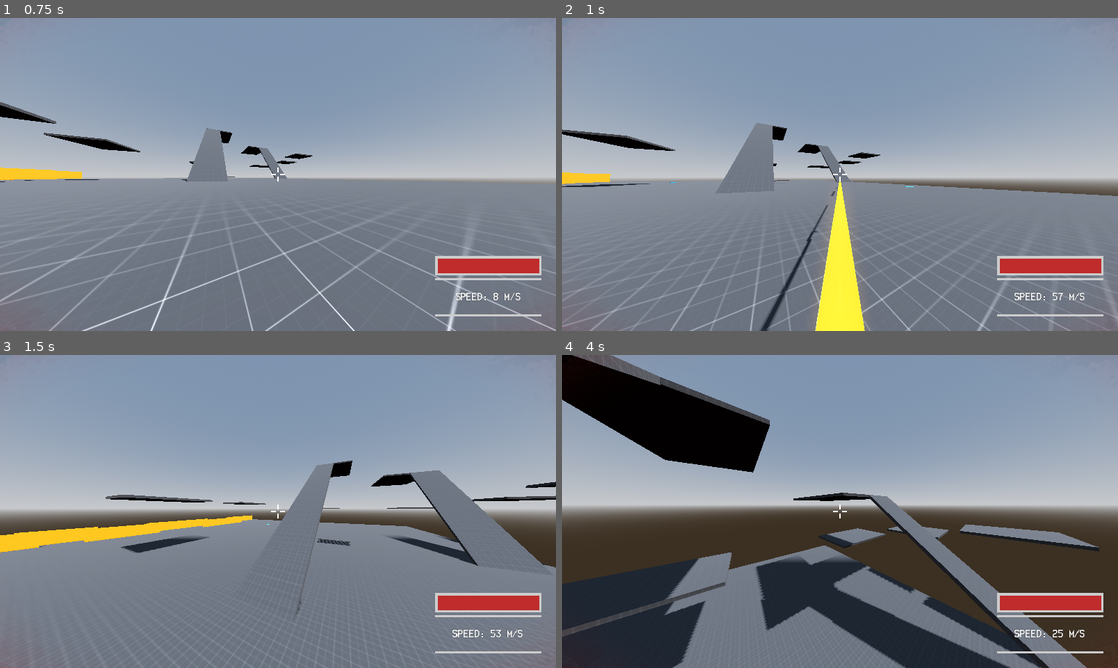
Above: before the commit, frames 1-4 (two rows, left to right).
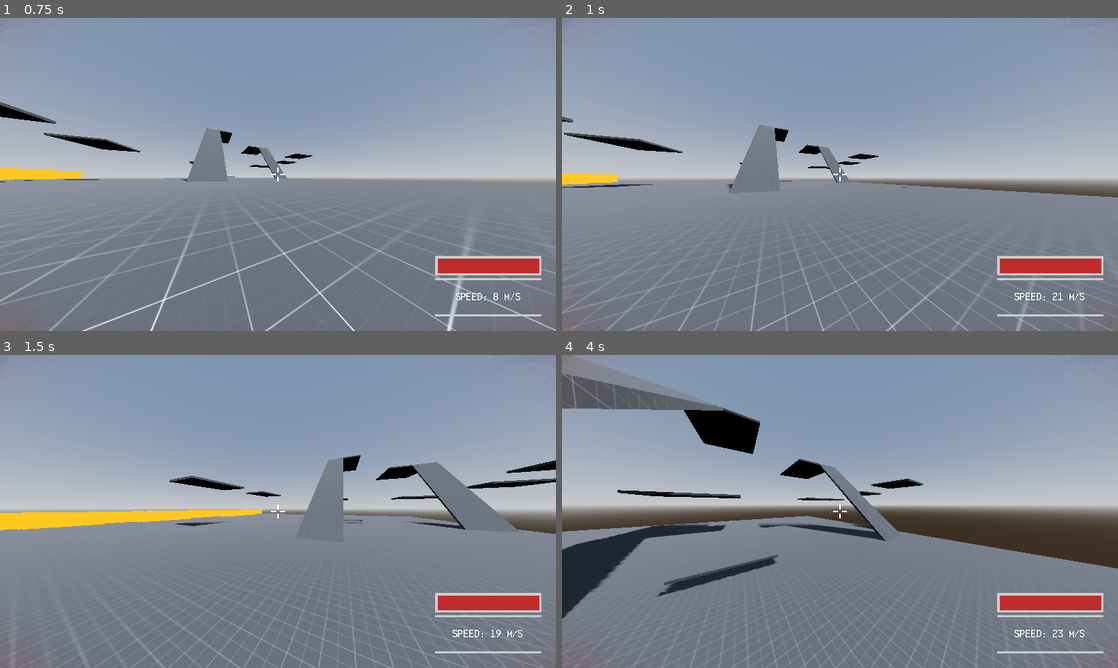
Above: after the commit, the same moments.

Repository: LUCASC123456/Pace-Src-Files
Game: Godot game, scene res://Scenes/TemplateMapScene.tscn
Same seed, same stepped clock (60 frames per second), same inputs: the game is played once before the commit and once after it.
Inputs (mouse positions are in pixels of both pictures, inside the frame that each line leads up to):
- Up to frame 1 (0.75 s): tap Enter at 0.5 s; move the mouse to (305, 174) at 0.52 s; hold W (moveForward) from 0.53 s (still down); tap Ctrl (dash) at 0.6 s
- Up to frame 2 (1 s): keep holding W (moveForward); tap Space (jump) at 0.77 s; click (867, 174) at 0.8 s
- Up to frame 3 (1.5 s): keep holding W (moveForward); tap Space (jump) at 1.07 s; move the mouse to (250, 511) at 1.27 s; click (250, 511) at 1.35 s
- Up to frame 4 (4 s): keep holding W (moveForward); tap Space (jump) at 1.52, 1.82, 2.3, 2.85, 3.02, 3.32, 3.77 s; tap Shift (run) at 1.55, 2.1 s; move the mouse to (851, 505) at 2.02 s; move the mouse to (834, 517) at 2.77 s; tap Ctrl (dash) at 3.05, 3.6 s; move the mouse to (878, 514) at 3.52 s; click (878, 514) at 3.8 s

Frame 1 is identical in both runs. In frame 2, 5.5% of the frame differs, in the area x 0-100%, y 31-100%; in frame 3, 9.8%; in frame 4, 38%, in the area x 0-100%, y 0-100%.

Commit message:
fixed unrealistically long grapple hook length, grapple hook jump combination flying glitch and free mouse after pause menu is closed

Diff:
--- a/Scenes/PlayerCharacterScene.tscn
+++ b/Scenes/PlayerCharacterScene.tscn
@@ -191,7 +191,7 @@
 dashTime = 0.11
 nbDashAllowed = 3
 timeBefReloadDash = 0.6
-grapHookMaxDist = 800.0
+grapHookMaxDist = 50.0
 grapHookSpeed = 80.0
 grapHookAccel = 6.0
 distToStopGrappleOnFloor = 10.0
--- a/Scenes/RespawnMenuScene.tscn
+++ b/Scenes/RespawnMenuScene.tscn
@@ -78,7 +78,6 @@
 layout_mode = 2
 theme_override_fonts/font = SubResource("FontFile_dvunk")
 theme_override_font_sizes/font_size = 55
-disabled = true
 text = "Respawn"
 
 [connection signal="pressed" from="PanelContainer2/PanelContainer/CenterContainer/VBoxContainer/RespawnButton" to="." method="_on_respawn_button_pressed"]
--- a/Scripts/PlayerCharacter/PlayerCharacterScript.gd
+++ b/Scripts/PlayerCharacter/PlayerCharacterScript.gd
@@ -653,10 +653,10 @@
 
 			#apply grapple hook desired move speed incrementation
 			elif currentState == states.GRAPPLE:
-					if desiredMoveSpeed < maxSpeed:
-						desiredMoveSpeed += grapHookSpeed * delta
-					else:
-						pass
+				if desiredMoveSpeed < maxSpeed:
+					desiredMoveSpeed += grapHookSpeed * delta
+				else:
+					pass
 
 			#apply smooth move when walking, crouching, running
 			else:
@@ -1005,6 +1005,13 @@
 func grappleStateChanges():
 	#condition here, the state is changed only if the character isn't already grappling, and the grapple check is colliding
 	if grappleHookCheck.is_colliding() and timeBeforeCanGrappleAgain <= 0.0 and currentState != states.GRAPPLE:
+		var hit_normal = grappleHookCheck.get_collision_normal()
+
+		#check if the hit normal is too close to UP (i.e., pointing upward with a value of 1) with 0.7 meaning it's mostly horizontal and facing upwards
+		if hit_normal.dot(Vector3.UP) > 0.7:
+			#surface is too horizontal — do not grapple
+			return
+
 		currentState = states.GRAPPLE
 
 		if is_on_floor():
@@ -1045,7 +1052,7 @@
 		pass
 
 func collisionHandling(time):
-	#this function handle the collisions, but in this case, only the collision with a wall, to detect if the character can wallrun
+	#this function handle the collisions, whether that be collisions with a wall, ground or ceiling, to detect if the character can wallrun, jump upwards or simply collide
 	if is_on_wall():
 		var lastCollision = get_last_slide_collision()
 		canFloorDamage = true
@@ -1055,25 +1062,25 @@
 			var collidedBody = lastCollision.get_collider()
 			var layer = collidedBody.collision_layer
 
-			#here, we check the layer of the collider, then we check if the layer 3 (walkableWall) is enabled, with 1 << 3-1. If theses two points are valid, the character can wallrun
+			#here, we check the layer of the collider, then we check if the layer 3 (walkableWall) is enabled, with 1 << 3-1. If theses two points are valid, the character can wallrun, if not, the player cannot and will instead collide, potentially losing health
 			if layer & (1 << 3-1) != 0:
 				canWallRun = true
 			else:
 				canWallRun = false
 
 				if canWallDamage:
-					if sqrt(momentum.x**2 + momentum.z**2) >= damageThresholdMomentum:
+					if sqrt(momentum.x**2 + momentum.z**2) >= damageThresholdMomentum: #use pythagoras's theorem (a^2+b^2=c^2) of the x and z components of the momentum vector on the player to calculate the overall horziontal momentum and check if it's enough to cause damage to the player
 						force = -momentum/time
 						collisionRadius = abs(global_position - lastCollision.get_position())
-						remainingHealth -= (sqrt(force.x**2 + force.z**2))
+						remainingHealth -= (sqrt(force.x**2 + force.z**2)) #use pythagoras's theorem (a^2+b^2=c^2) of the x and z components of the force vector to calculate the overall horziontal force on the player when they collide, minusing this from their health
 						canWallDamage = false
 
 						if remainingHealth <= 0:
-							torque = Vector3(-force.z*collisionRadius.y, force.y*collisionRadius.x*collisionRadius.z, -force.x*collisionRadius.y)
+							torque = Vector3(-force.z*collisionRadius.y, force.y*collisionRadius.x*collisionRadius.z, -force.x*collisionRadius.y) #create a torque (rotational force) to later apply on the players dead body as they collide to simulate realistic physics
 							remainingHealth = 0
 							die()
 						else:
-							hud.displayBlood(0.5*(remainingHealth)/health)
+							hud.displayBlood(0.5*(remainingHealth)/health) #display blood splatter vfx on the screen when the player takes damage by mulitpling the raidus (0.5) of the visible area by the proportion of remaining health and maximum health so more blood appears as the player loses more health
 					else:
 						pass
 				else:
@@ -1090,22 +1097,23 @@
 			var collidedBody = lastCollision.get_collider()
 			var layer = collidedBody.collision_layer
 
+			#here, we check the layer of the collider, then we check if the layer 4 (jumpingPad) is enabled, with 1 << 4-1. If theses two points are valid, the character will jump upwards
 			if layer & (1 << 4-1) != 0:
 				pass
 			else:
 				if canFloorDamage:
-					if abs(momentum.y) >= damageThresholdMomentum:
+					if abs(momentum.y) >= damageThresholdMomentum: #check if the y/vertical component of the momentum vector on the player is enough to cause damage to the player
 						force = -momentum/time
 						collisionRadius = abs(global_position - lastCollision.get_position())
-						remainingHealth -= abs(force.y)
+						remainingHealth -= abs(force.y)  #use if the y/vertical component of the force vector on the player as the force they experience when hitting the ground, minising this from their health
 						canFloorDamage = false
 
 						if remainingHealth <= 0:
-							torque = Vector3(-force.z*collisionRadius.y, 0, force.x*collisionRadius.y)
+							torque = Vector3(-force.z*collisionRadius.y, 0, force.x*collisionRadius.y) #create a torque (rotational force) to later apply on the players dead body as they collide to simulate realistic physics
 							remainingHealth = 0
 							die()
 						else:
-							hud.displayBlood(0.5*(remainingHealth)/health)
+							hud.displayBlood(0.5*(remainingHealth)/health) #display blood splatter vfx on the screen when the player takes damage by mulitpling the raidus (0.5) of the visible area by the proportion of remaining health and maximum health so more blood appears as the player loses more health
 					else:
 						pass
 				else:
@@ -1120,18 +1128,18 @@
 
 		if lastCollision:
 			if canCeilingDamage:
-				if abs(momentum.y) >= damageThresholdMomentum:
+				if abs(momentum.y) >= damageThresholdMomentum: #check if the y/vertical component of the momentum vector on the player is enough to cause damage to the player
 					force = -momentum/time
 					collisionRadius = abs(global_position - lastCollision.get_position())
-					remainingHealth -= abs(force.y)
+					remainingHealth -= abs(force.y) #use if the y/vertical component of the force vector on the player as the force they experience when hitting the ground, minising this from their health
 					canCeilingDamage = false
 
 					if remainingHealth <= 0:
-						torque = Vector3(-force.z*collisionRadius.y, 0, force.x*collisionRadius.y)
+						torque = Vector3(-force.z*collisionRadius.y, 0, force.x*collisionRadius.y) #create a torque (rotational force) to later apply on the players dead body as they collide to simulate realistic physics
 						remainingHealth = 0
 						die()
 					else:
-						hud.displayBlood(0.5*(remainingHealth)/health)
+						hud.displayBlood(0.5*(remainingHealth)/health) #display blood splatter vfx on the screen when the player takes damage by mulitpling the raidus (0.5) of the visible area by the proportion of remaining health and maximum health so more blood appears as the player loses more health
 				else:
 					pass
 			else:
@@ -1146,6 +1154,7 @@
 	momentum = mass*velocity
 
 func die():
+	#this function is responsible for turning the player into a deadbody when they die by switching from characterbody3d to rigidbody3d whilst setting up the appropriate properties and calling the appropriate functions
 	var deadBody = preload("res://Scenes/DeadBodyScene.tscn").instantiate()
 	get_parent().add_child(deadBody)
 	deadBody.transform = get_global_transform()
--- a/Scripts/PlayerCharacter/UI/PauseMenuScript.gd
+++ b/Scripts/PlayerCharacter/UI/PauseMenuScript.gd
@@ -18,12 +18,6 @@
 				setPauseMenu(false, false)
 			else:
 				setPauseMenu(true, true)
-
-			#handle mouse mode
-			if mouseFree:
-				Input.set_mouse_mode(Input.MOUSE_MODE_VISIBLE)
-			else:
-				Input.set_mouse_mode(Input.MOUSE_MODE_CAPTURED)
 		else:
 			pass
 	else:
@@ -32,7 +26,7 @@
 func setPauseMenu(value : bool, enable : bool):
 	#set the pause menu behaviour (visibility, mouse control, ...)
 	visible = value
-	mouseFree = value
+	mouseFree = enable
 	pauseMenuEnabled = enable
 
 	#stop game process when the pause menu is enabled
@@ -41,13 +35,14 @@
 	else:
 		Engine.time_scale = 1.0
 
+	#handle mouse mode
+	if mouseFree:
+		Input.set_mouse_mode(Input.MOUSE_MODE_VISIBLE)
+	else:
+		Input.set_mouse_mode(Input.MOUSE_MODE_CAPTURED)
+
 func _on_resume_button_pressed():
 	#close pause menu
-
-	#there is a bug here, i don't know why, but the mouse keep being free when the pause menu is closed via the resume button
-	#you can set the mouse to not free again by closing the menu directly with the key input
-	#if you know how to resolve that issue, don't hesitate to make a post about it on the discussions tab of the project's Github repository
-
 	setPauseMenu(false, false)
 
 func _on_options_button_pressed():
--- a/Scripts/RespawnMenuScript.gd
+++ b/Scripts/RespawnMenuScript.gd
@@ -10,27 +10,24 @@
 func setRespawnMenu(value : bool, enable : bool):
 	#set the respawn menu behaviour (visibility, mouse control, ...)
 	visible = value
-	mouseFree = value
-	respawnMenuEnabled = enable
+	mouseFree = enable
 
+	#handle mouse mode
 	if mouseFree:
 		Input.set_mouse_mode(Input.MOUSE_MODE_VISIBLE)
 	else:
 		Input.set_mouse_mode(Input.MOUSE_MODE_CAPTURED)
 
-	if respawnMenuEnabled:
-		respawnButton.disabled = false
-	else:
-		respawnButton.disabled = true
-
 
 func _on_respawn_button_pressed() -> void:
+	#this function is responsible for turning the dead body back to the player when they respawn by switching from rigidbody3d to characterbody3d whilst setting up the appropriate properties and calling the appropriate functions
 	var playerScene = load("res://Scenes/PlayerCharacterScene.tscn")
 	var player = playerScene.instantiate()
-	get_tree().current_scene.add_child(player)  # Or add to a specific node if needed
-	player.global_position = Vector3.ZERO
+	get_tree().current_scene.add_child(player)
+	player.global_position = Vector3.ZERO #starting position of the player
 	get_parent().queue_free()
 
 
 func _on_respawn_menu_timer_timeout() -> void:
+	#once the timer is finished, display the respawn menu to allow the player to respawn
 	setRespawnMenu(true, true)
